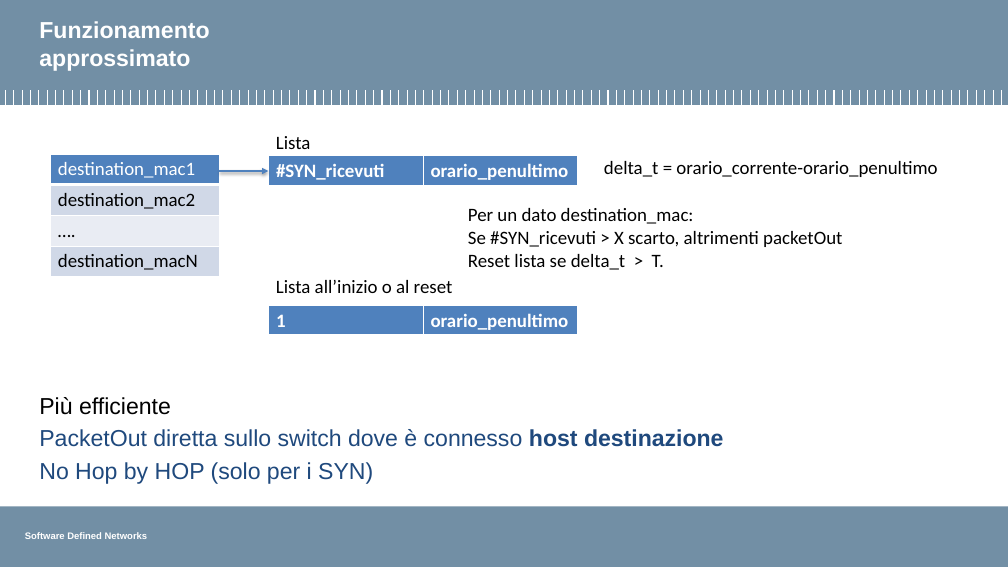
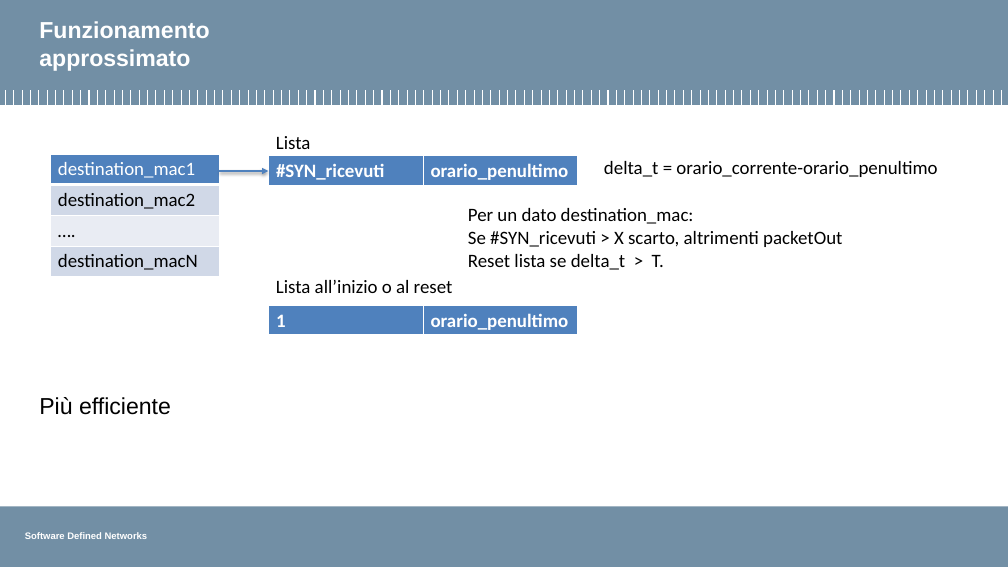
Before and after one commit to pierluigigrossi/progetto-SDN, a slide deck: slide 12 of finale8.pptx. Drawn at 1008x567 pixels with LibreOffice and Linux fonts; fonts in the diff are those of the drawing; background and template pictures are left out. Boxes give left, top, right and bottom in pixels: in the first picture for what was removed or moved away, otherwise in the second. Text is boxed around its words. In the diff, an @@ line names an element or a change of style, - is before the commit and + after.

```diff
--- a/finale8.pptx
+++ b/finale8.pptx
@@ text at <box>39,429,724,484</box>: paragraphs removed @@
-PacketOut diretta sullo switch dove è connesso host destinazione
-No Hop by HOP (solo per i SYN)
```
Also in this commit, not shown: 3 other slides changed.
